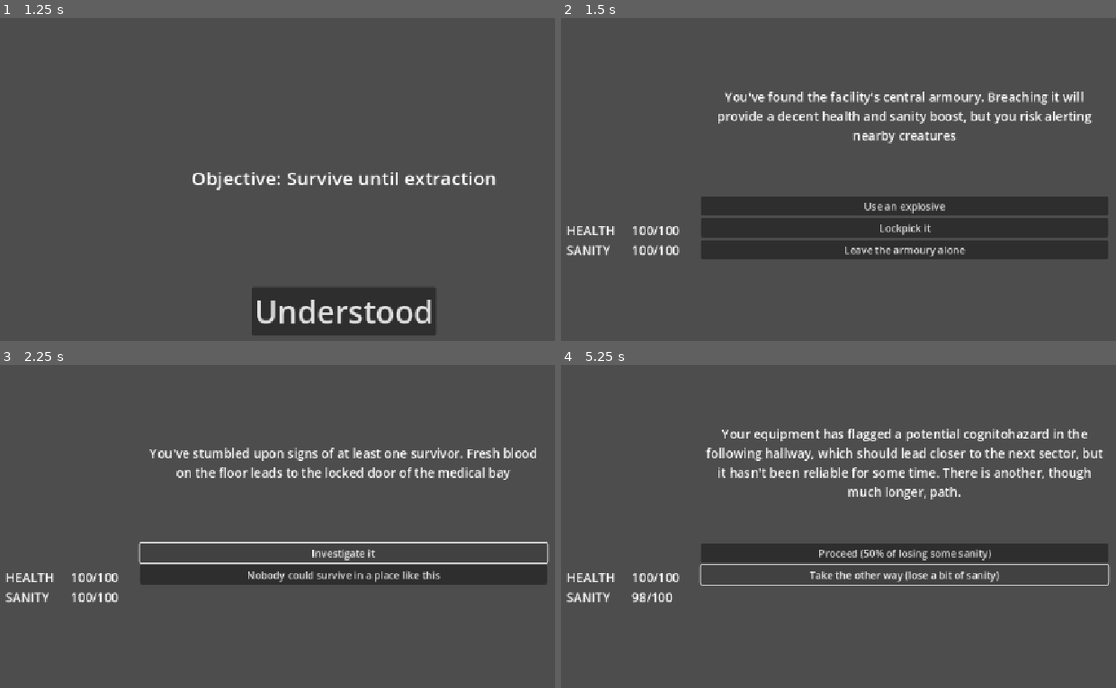
Above: before the commit, frames 1-4 (two rows, left to right).
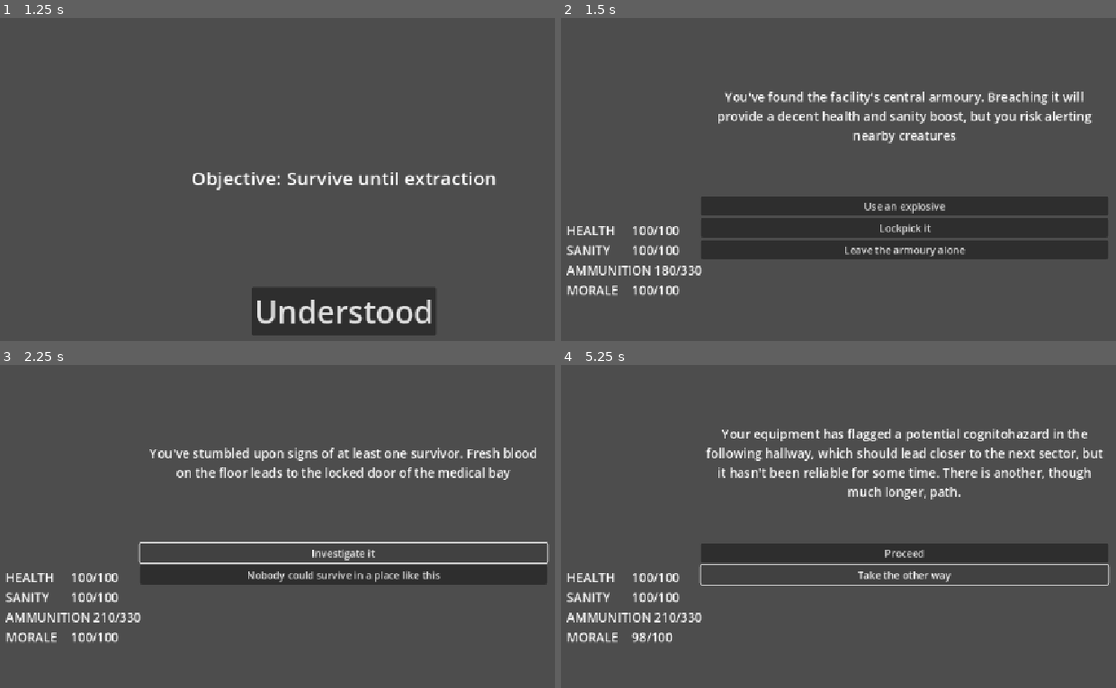
Above: after the commit, the same moments.

Repository: AAP-01/SCP-Field-prototype-II-
Game: Godot game, scene res://Scenes/start.tscn
Same seed, same stepped clock (60 frames per second), same inputs: the game is played once before the commit and once after it.
Inputs:
- Up to frame 1 (1.25 s): click "Start" at 0.5 s
- Up to frame 2 (1.5 s): click "Understood" at 1.25 s
- Up to frame 3 (2.25 s): click "Use an explosive" at 2 s
- Up to frame 4 (5.25 s): click "Investigate it" at 2.75 s; click "Investigate" at 3.5 s; click "Don't risk it" at 4.25 s; click "Go the other way" at 5 s

Frame 1 is identical in both runs. In frame 2, 0.8% of the frame differs, in the area x 0-26%, y 76-87%; in frame 3, 0.8%; in frame 4, 1.9%, in the area x 0-79%, y 57-87%.

Commit message:
Implemented ammunition and morale stats and related mechanics. Sanity stat not done yet. Made stats have a different weight when calculating the success rate

Diff:
--- a/Events/event_cognitohazard_discovered.tres
+++ b/Events/event_cognitohazard_discovered.tres
@@ -15,25 +15,27 @@
 outcome_text = "Should've listened to the alert"
 health_change = -5
 sanity_change = -15
+morale_change = -5
 metadata/_custom_type_script = "uid://cswjkcuav8byn"
 
 [sub_resource type="Resource" id="Resource_haaqa"]
 script = ExtResource("1_8kx05")
-choice_text = "Proceed (50% of losing some sanity)"
+choice_text = "Proceed"
 success_rate = 50
+random = true
 outcomes = Array[ExtResource("2_oiwbm")]([SubResource("Resource_6288d"), SubResource("Resource_sjrv5")])
 metadata/_custom_type_script = "uid://0m74norco0wn"
 
 [sub_resource type="Resource" id="Resource_pxri2"]
 script = ExtResource("2_oiwbm")
 outcome_text = "The alternative path proved to be safe, but you couldn't shake off the thought of what was in the hallway"
-sanity_change = -2
 advancement = 1
+morale_change = -2
 metadata/_custom_type_script = "uid://cswjkcuav8byn"
 
 [sub_resource type="Resource" id="Resource_fhhyj"]
 script = ExtResource("1_8kx05")
-choice_text = "Take the other way (lose a bit of sanity)"
+choice_text = "Take the other way"
 success_rate = 100
 outcomes = Array[ExtResource("2_oiwbm")]([SubResource("Resource_pxri2")])
 metadata/_custom_type_script = "uid://0m74norco0wn"
--- a/Events/event_found_supplies.tres
+++ b/Events/event_found_supplies.tres
@@ -6,7 +6,10 @@
 [sub_resource type="Resource" id="Resource_14u4s"]
 script = ExtResource("1_r87sf")
 outcome_text = "Excellent"
-health_change = 30
+health_change = 15
+status = "gain"
+ammunition_change = 30
+morale_change = 5
 metadata/_custom_type_script = "uid://3v87af55rfeo"
 
 [resource]
--- a/Events/event_go_to_tunnel.tres
+++ b/Events/event_go_to_tunnel.tres
@@ -7,21 +7,23 @@
 [sub_resource type="Resource" id="Resource_gt1a4"]
 script = ExtResource("2_jdjxg")
 outcome_text = "It lead you straight to the surface"
-sanity_change = 10
 advancement = 3
+morale_change = 15
 metadata/_custom_type_script = "uid://cswjkcuav8byn"
 
 [sub_resource type="Resource" id="Resource_b0ndj"]
 script = ExtResource("2_jdjxg")
 outcome_text = "Some grotesque creature had made it its home"
 health_change = -20
-sanity_change = -15
+ammunition_change = -10
+morale_change = -15
 metadata/_custom_type_script = "uid://cswjkcuav8byn"
 
 [sub_resource type="Resource" id="Resource_kcvwj"]
 script = ExtResource("1_eublt")
 choice_text = "Enter the tunnel"
 success_rate = 45
+random = true
 outcomes = Array[ExtResource("2_jdjxg")]([SubResource("Resource_gt1a4"), SubResource("Resource_b0ndj")])
 metadata/_custom_type_script = "uid://0m74norco0wn"
 
--- a/Events/event_investigate_figure.tres
+++ b/Events/event_investigate_figure.tres
@@ -7,8 +7,8 @@
 [sub_resource type="Resource" id="Resource_cc75q"]
 script = ExtResource("2_vgtog")
 outcome_text = "A survivor!"
-sanity_change = 10
 advancement = 1
+morale_change = 5
 metadata/_custom_type_script = "uid://cswjkcuav8byn"
 
 [sub_resource type="Resource" id="Resource_pd37v"]
@@ -21,13 +21,14 @@
 script = ExtResource("1_xmmc3")
 choice_text = "Investigate"
 success_rate = 50
+random = true
 outcomes = Array[ExtResource("2_vgtog")]([SubResource("Resource_cc75q"), SubResource("Resource_pd37v")])
 metadata/_custom_type_script = "uid://0m74norco0wn"
 
 [sub_resource type="Resource" id="Resource_aqkvp"]
 script = ExtResource("2_vgtog")
 outcome_text = "You went the oppsite way the figure went, but you still hear shuffling behind"
-sanity_change = -2
+morale_change = -2
 metadata/_custom_type_script = "uid://cswjkcuav8byn"
 
 [sub_resource type="Resource" id="Resource_wbfp4"]
--- a/Events/event_locked_armoury_found.tres
+++ b/Events/event_locked_armoury_found.tres
@@ -7,15 +7,17 @@
 [sub_resource type="Resource" id="Resource_hidv2"]
 script = ExtResource("2_6ilx4")
 outcome_text = "Nobody heard the explosion"
-health_change = 33
-sanity_change = 25
+health_change = 20
+ammunition_change = 30
+morale_change = 5
 metadata/_custom_type_script = "uid://cswjkcuav8byn"
 
 [sub_resource type="Resource" id="Resource_b7yaa"]
 script = ExtResource("2_6ilx4")
 outcome_text = "You were heard"
 health_change = -10
-sanity_change = -10
+ammunition_change = -10
+morale_change = -5
 metadata/_custom_type_script = "uid://cswjkcuav8byn"
 
 [sub_resource type="Resource" id="Resource_vh8u4"]
@@ -28,15 +30,17 @@
 [sub_resource type="Resource" id="Resource_ildnj"]
 script = ExtResource("2_6ilx4")
 outcome_text = "You succesfully opened the gate"
-health_change = 33
-sanity_change = 25
+health_change = 20
+ammunition_change = 30
+morale_change = 5
 metadata/_custom_type_script = "uid://cswjkcuav8byn"
 
 [sub_resource type="Resource" id="Resource_3pi4p"]
 script = ExtResource("2_6ilx4")
 outcome_text = "You were spotted fumbling with the lockpick"
 health_change = -10
-sanity_change = -10
+ammunition_change = -10
+morale_change = -5
 metadata/_custom_type_script = "uid://cswjkcuav8byn"
 
 [sub_resource type="Resource" id="Resource_bmqwj"]
@@ -48,8 +52,8 @@
 
 [sub_resource type="Resource" id="Resource_1ftoi"]
 script = ExtResource("2_6ilx4")
-outcome_text = "You leave it alome, but it slightly demoralized you"
-sanity_change = -3
+outcome_text = "You leave it alone, but it slightly demoralized you"
+morale_change = -3
 metadata/_custom_type_script = "uid://cswjkcuav8byn"
 
 [sub_resource type="Resource" id="Resource_pu045"]
--- a/Events/event_sign_of_survivor.tres
+++ b/Events/event_sign_of_survivor.tres
@@ -7,21 +7,23 @@
 [sub_resource type="Resource" id="Resource_1x7un"]
 script = ExtResource("2_7ik55")
 outcome_text = "A survivor!"
-sanity_change = 15
 advancement = 1
+morale_change = 10
 metadata/_custom_type_script = "uid://cswjkcuav8byn"
 
 [sub_resource type="Resource" id="Resource_kuyjt"]
 script = ExtResource("2_7ik55")
 outcome_text = "It was a monster's blood. How did it lock the door?"
 health_change = -15
-sanity_change = -5
+ammunition_change = -10
+morale_change = -15
 metadata/_custom_type_script = "uid://cswjkcuav8byn"
 
 [sub_resource type="Resource" id="Resource_qqn41"]
 script = ExtResource("1_7dimk")
 choice_text = "Investigate it"
 success_rate = 70
+random = true
 outcomes = Array[ExtResource("2_7ik55")]([SubResource("Resource_1x7un"), SubResource("Resource_kuyjt")])
 metadata/_custom_type_script = "uid://0m74norco0wn"
 
--- a/Resources/Multiple Choice/multiple_choice_data.gd
+++ b/Resources/Multiple Choice/multiple_choice_data.gd
@@ -3,4 +3,6 @@
 
 @export var choice_text : String
 @export var success_rate : int	# From 1-100
+@export var random : bool
+@export var ammunition_change : int
 @export var outcomes : Array[OutcomeData]
--- a/Resources/Multiple Choice/outcome_data.gd
+++ b/Resources/Multiple Choice/outcome_data.gd
@@ -5,3 +5,5 @@
 @export var health_change : int
 @export var sanity_change : int
 @export var advancement : int
+@export var ammunition_change : int	# Has to be the same as the parent MultipleChoiceData's ammunition_requirement
+@export var morale_change : int
--- a/Resources/One Choice/one_choice_data.gd
+++ b/Resources/One Choice/one_choice_data.gd
@@ -5,3 +5,6 @@
 @export var health_change : int
 @export var sanity_change : int
 @export var advancement : int
+@export var status : String	# Must be "gain" or "loss"
+@export var ammunition_change : int
+@export var morale_change : int
--- a/Scenes/main_game.tscn
+++ b/Scenes/main_game.tscn
@@ -52,6 +52,40 @@
 vertical_alignment = 1
 
 [node name="Sanity Amount" type="Label" parent="Stat Bars/Sanity"]
+layout_mode = 2
+theme_override_font_sizes/font_size = 20
+text = "100/100"
+horizontal_alignment = 2
+vertical_alignment = 1
+
+[node name="Ammunition" type="HBoxContainer" parent="Stat Bars"]
+layout_mode = 2
+
+[node name="Ammunition Label" type="Label" parent="Stat Bars/Ammunition"]
+custom_minimum_size = Vector2(100, 0)
+layout_mode = 2
+theme_override_font_sizes/font_size = 20
+text = "AMMUNITION"
+vertical_alignment = 1
+
+[node name="Ammunition Amount" type="Label" parent="Stat Bars/Ammunition"]
+layout_mode = 2
+theme_override_font_sizes/font_size = 20
+text = "180/330"
+horizontal_alignment = 2
+vertical_alignment = 1
+
+[node name="Morale" type="HBoxContainer" parent="Stat Bars"]
+layout_mode = 2
+
+[node name="Morale Label" type="Label" parent="Stat Bars/Morale"]
+custom_minimum_size = Vector2(100, 0)
+layout_mode = 2
+theme_override_font_sizes/font_size = 20
+text = "MORALE"
+vertical_alignment = 1
+
+[node name="Morale Amount" type="Label" parent="Stat Bars/Morale"]
 layout_mode = 2
 theme_override_font_sizes/font_size = 20
 text = "100/100"
--- a/Scenes/start_and_quit.gd
+++ b/Scenes/start_and_quit.gd
@@ -1,12 +1,9 @@
 extends Control
-
-
 
 func _on_start_pressed() -> void:
 	print("Starting game...")
 	get_tree().change_scene_to_file("res://Scenes/debriefing.tscn")
 
-
 func _on_quit_pressed() -> void:
 	print("Quitting game...")
 	get_tree().quit()
--- a/Scripts/event_manager.gd
+++ b/Scripts/event_manager.gd
@@ -63,15 +63,51 @@
 			choice_selected.emit(event.choices[index].outcomes[0])
 			return	# End prematurely since everything below would be useless
 
+		# Skip calculating success rate if the choice is random
+		if event.choices[index].random:
+			print("This is a random event")
+			print("Success rate: " + str(event.choices[index].success_rate))
+
+			var roll = randi_range(0, 100)
+			if roll <= event.choices[index].success_rate:
+				print("Outcome: " + event.choices[index].outcomes[0].outcome_text)
+				choice_selected.emit(event.choices[index].outcomes[0])
+				return
+			else:
+				# Failure. Outcome 1 is always the failed outcome
+				print("Outcome: " + event.choices[index].outcomes[1].outcome_text)
+				choice_selected.emit(event.choices[index].outcomes[1])
+				return
+
+		# Calculating missing ammunition penalty on the success rate
+		# Actual ammunition change is in Player Manager in check_ammo()
+		var remaining_ammunition = PlayerManager.ammunition + event.choices[index].ammunition_change
+		var missing_ammunition_penalty
+
+		match remaining_ammunition:
+			var r when r >= -5:
+				missing_ammunition_penalty = 1.00
+			var r when r <= -6 and r >= -10:
+				missing_ammunition_penalty = 0.90
+			var r when r <= -11 and r >= -15:
+				missing_ammunition_penalty = 0.80
+			var r when r <= -16 and r >= -20:
+				missing_ammunition_penalty = 0.60
+			var r when r <= -21:
+				missing_ammunition_penalty = 0.00
+
 		# Calculating the success rate
 		var success_rate = event.choices[index].success_rate - event.difficulty
-		var player_stats = (PlayerManager.health + PlayerManager.sanity) / 2.00
-		var final_success_rate = (success_rate + player_stats) / 2
+		var player_stats = ((PlayerManager.health * 50) + (PlayerManager.sanity * 15) + (PlayerManager.morale * 35)) / 100
+		success_rate = (success_rate + player_stats) / 2.00
+		var final_success_rate = success_rate * missing_ammunition_penalty
 		final_success_rate = clamp(final_success_rate, 0, 100)
 
+		# For console
+		print("	Missing ammunition penalty: " + str(missing_ammunition_penalty))
 		print("	Initial success rate: " + str(event.choices[index].success_rate))
 		print("	After subtracting with difficulty: " + str(success_rate))
-		print("	Health and sanity average: " + str(player_stats))
+		print("	Player stat average: " + str(player_stats))
 		print("	Final success rate: " + str(final_success_rate))
 		print("-----")
 
--- a/Scripts/player_manager.gd
+++ b/Scripts/player_manager.gd
@@ -3,31 +3,61 @@
 
 @onready var health_amount: Label = $"../../Stat Bars/Health/Health Amount"
 @onready var sanity_amount: Label = $"../../Stat Bars/Sanity/Sanity Amount"
+@onready var ammunition_amount: Label = $"../../Stat Bars/Ammunition/Ammunition Amount"
+@onready var morale_amount: Label = $"../../Stat Bars/Morale/Morale Amount"
 
 static var health = 100
 static var sanity = 100
 static var advancement = 0
+static var ammunition = 180
+static var morale = 100
+var penalty = 1
 
 signal stats_changed
 
-func _ready() -> void:
+func _ready() -> void:	# Reset the stats to default upon starting a game
 	health = 100
 	sanity = 100
 	advancement = 0
+	ammunition = 180
+	morale = 100
+	penalty = 1
 
-func _on_event_manager_choice_selected(outcome: Resource) -> void:
-	health += outcome.health_change
+func _on_event_manager_choice_selected(outcome: Resource) -> void:	# "outcome" should only be OutcomeData or OneChoiceData (for now)
+	if outcome.ammunition_change < 0:	# Only run if the player runs out of ammunition
+		check_ammo(outcome)
+
+	# Calculate new health
+	health += outcome.health_change * penalty
 	health = clamp(health, 0, 100)
+
+	# Calculate new sanity
 	sanity += outcome.sanity_change
 	sanity = clamp(sanity, 0, 100)
+
+	# Calculate new advancement
 	advancement += outcome.advancement
 
+	# Calculate new ammunition
+	ammunition += outcome.ammunition_change
+	ammunition = clamp(ammunition, 0, 330)
+
+	# Calculate new morale
+	morale += outcome.morale_change * penalty
+	morale = clamp(morale, 0, 100)
+
+	# Update UI
 	health_amount.text = str(health) + "/100"
 	sanity_amount.text = str(sanity) + "/100"
+	ammunition_amount.text = str(ammunition) + "/330"
+	morale_amount.text = str(morale) + "/100"
 
+	# For console
 	print("	Health change: " + str(outcome.health_change) + ", Current health: " + str(health))
 	print("	Sanity change: " + str(outcome.sanity_change) + ", Current sanity: " + str(sanity))
 	print("	Advancement: " + str(outcome.advancement) + ", Current advancement: " + str(advancement))
+	print("	Ammunition change: " + str(outcome.ammunition_change) + ", Current ammunition: " + str(ammunition))
+	print("	Morale change: " + str(outcome.morale_change) + ", Current morale: " + str(morale))
 	print("=====")
 	stats_changed.emit()
 
@@ -35,10 +65,23 @@
 	if health <= 0:
 		get_tree().change_scene_to_file("res://Scenes/game_over.tscn")
 
-	# Weaken success rate
-	if sanity <= 0:
-		pass
-
-	# Hit the number to win
+	# Reach the number to win
 	if advancement >= 20:	# Set the number to change the length of a game
 		get_tree().change_scene_to_file("res://Scenes/game_over.tscn")
+
+func check_ammo(outcome : Resource) -> void:
+	if outcome is OutcomeData:	# Focuses on penalizing success rate of the selected choice
+		pass	# Do nothing because it's already done in Event Manager
+	elif outcome is OneChoiceData:	# Focuses on penalizing stat modifications instead of success rate since OneChoiceData choices are guaranteed
+		var remaining_ammunition = abs(PlayerManager.ammunition - outcome.ammunition_change) - 5	# First 5 missing rounds don't matter
+
+		# Determine the gain/loss penalty severity based on ammount of ammunition missing
+		match outcome.status:
+			"gain":
+				for i in range(remaining_ammunition):
+					penalty -= 0.05	# Multiplying a positive number with 0.XX to reduce gain
+			"loss":
+				for i in range(remaining_ammunition):
+					penalty += 0.05	# Multiplying a negative number with 1.XX to increase loss
+			_:
+				print("UNKNOWN STATUS")
